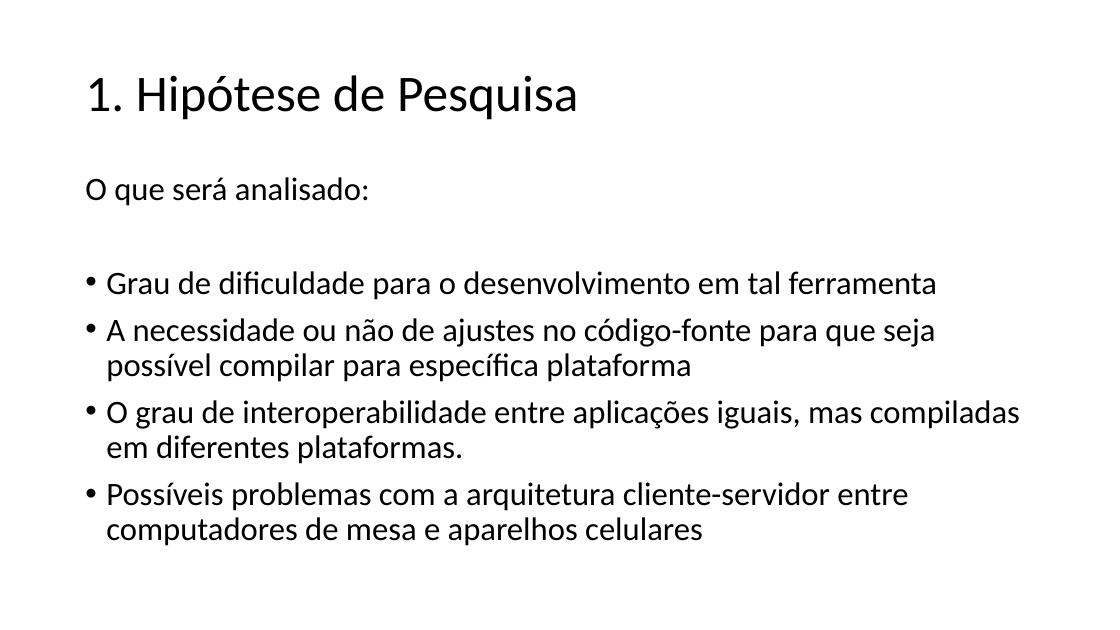
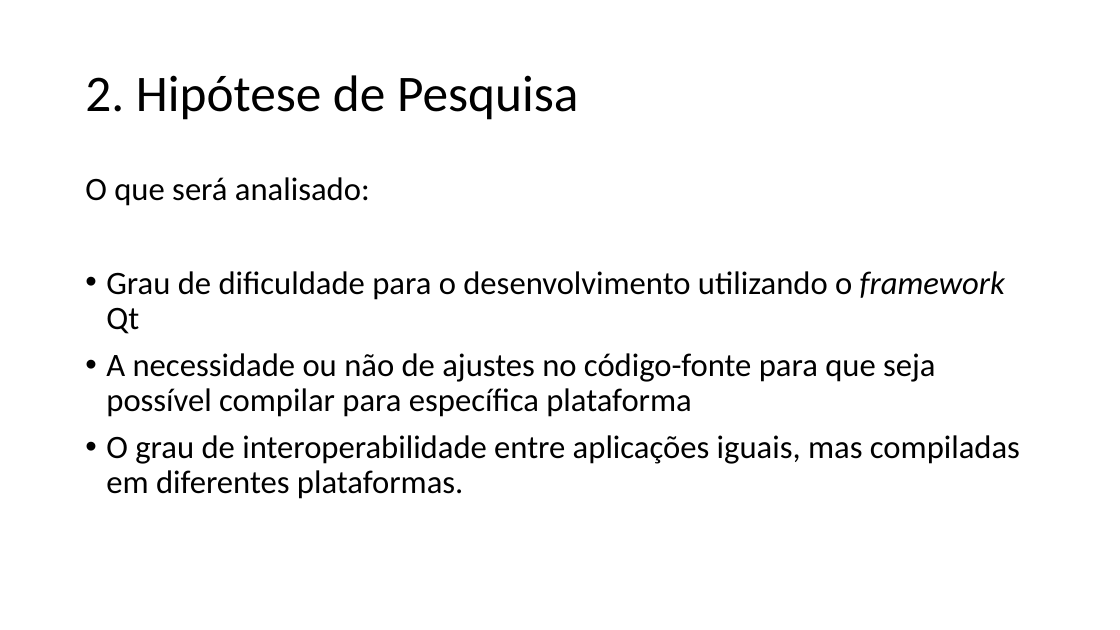
Before and after one commit to ricardopetrere/TCC_FTT, a slide deck: slide 7 of documentos/Apresentação_22_09.pptx (slide 9 before the commit). Drawn at 1120x630 pixels with LibreOffice and Linux fonts; fonts in the diff are those of the drawing. Boxes give left, top, right and bottom in pixels: in the first picture for what was removed or moved away, otherwise in the second. Text is boxed around its words. In the diff, an @@ line names an element or a change of style, - is before the commit and + after.

Commit message:
22_09

```diff
--- a/documentos/Apresentação_22_09.pptx
+++ b/documentos/Apresentação_22_09.pptx
@@ title at (x1=85, y1=75, x2=578, y2=120): text changed @@
-1. Hipótese de Pesquisa
+2. Hipótese de Pesquisa
@@ text at (x1=85, y1=177, x2=1020, y2=499): less space between paragraphs @@
@@ text at (x1=106, y1=271, x2=1005, y2=334): text changed @@
-• Grau de dificuldade para o desenvolvimento em tal ferramenta
+• Grau de dificuldade para o desenvolvimento utilizando o framework Qt
@@ text at (x1=106, y1=482, x2=908, y2=546): paragraph removed @@
-• Possíveis problemas com a arquitetura cliente-servidor entre computadores de mesa e aparelhos celulares
```
Also in this commit, not shown: 10 other slides changed, 6 slides added, 2 slides removed.
